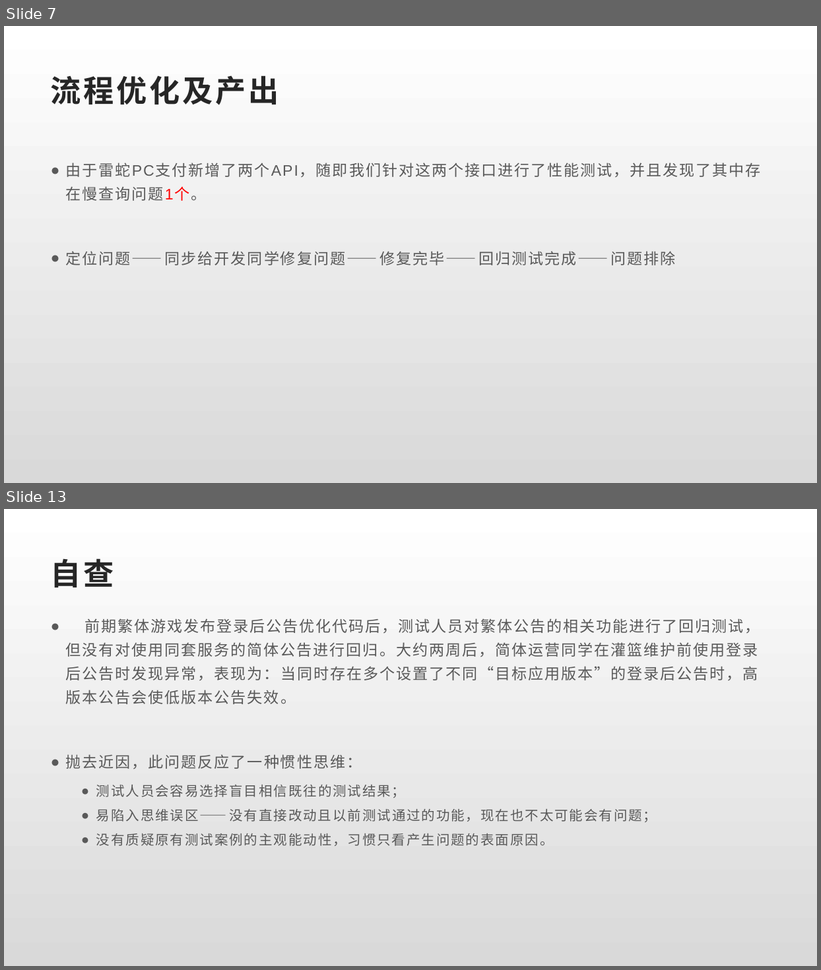
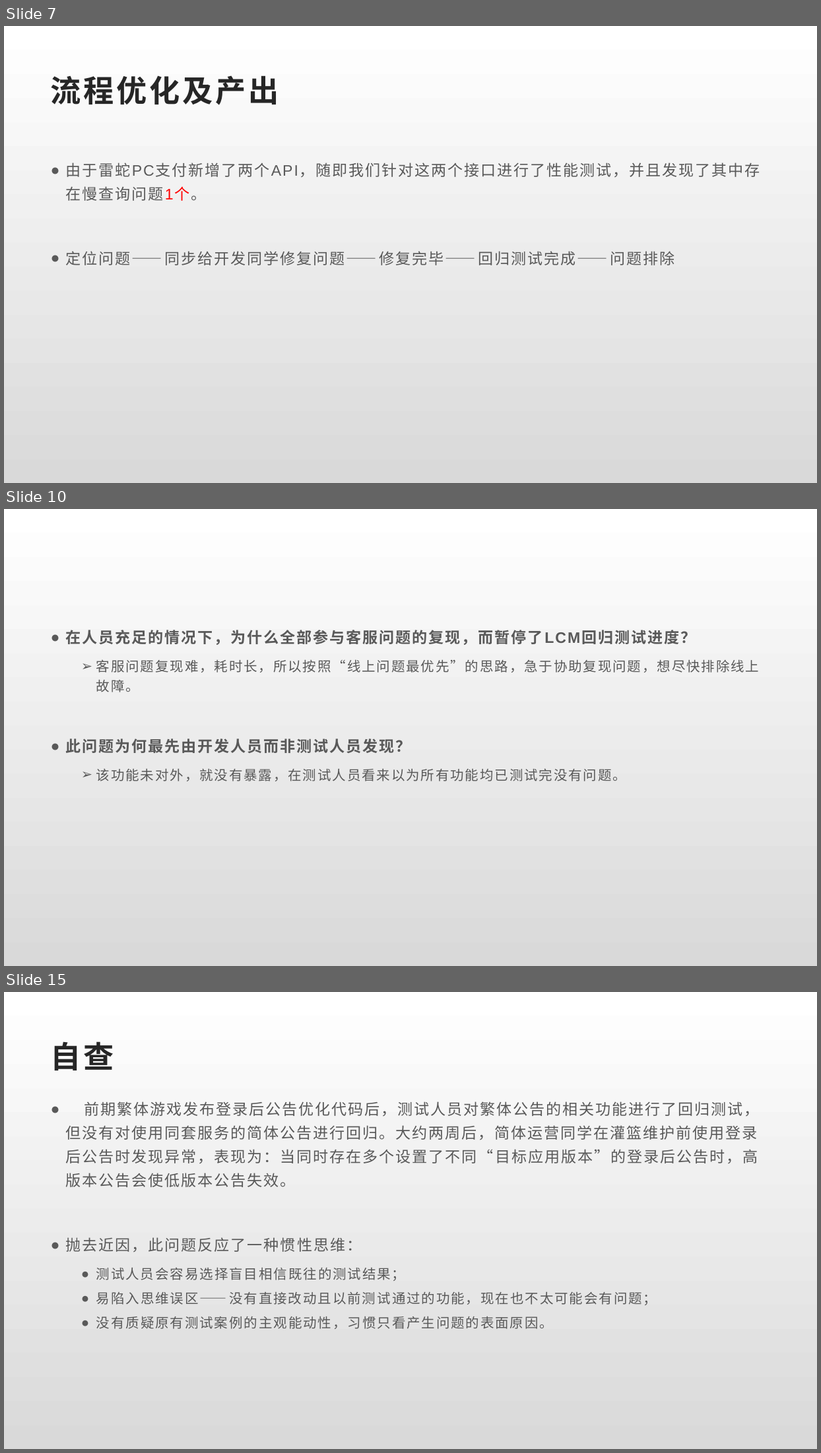
Before and after one commit to Rexixe1993/JavaScriptLesson, a slide deck: 全球版灌篮OBT复盘总结.pptx. Shown one above the other, each under a label of ours: slides 7 and 13 before the commit, slides 7, 10 and 15 after it; the slides between them are not shown. The pictures are 821x970 and 821x1453 pixels, drawn with LibreOffice and Linux fonts; fonts in the diff are those of the drawing. Boxes give left, top, right and bottom in pixels: in the first picture for what was removed or moved away, otherwise in the second. Text is boxed around its words. In the diff, an @@ line names an element or a change of style, - is before the commit and + after.

```diff
--- a/全球版灌篮OBT复盘总结.pptx
+++ b/全球版灌篮OBT复盘总结.pptx
@@ slide 10 added at box(4, 509, 817, 966), background gradient #FFFFFF to #D9D9D9 @@
@@ text added at box(66, 630, 760, 782), 16 pt, text #595959 @@
+● 在人员充足的情况下，为什么全部参与客服问题的复现，而暂停了LCM回归测试进度？
+  ➢ 客服问题复现难，耗时长，所以按照“线上问题最优先”的思路，急于协助复现问题，想尽快排除线上故障。
+● 此问题为何最先由开发人员而非测试人员发现？
+  ➢ 该功能未对外，就没有暴露，在测试人员看来以为所有功能均已测试完没有问题。
@@ what was slide 13 is now slide 15 @@
```
Also in this commit, not shown: 3 slides changed, 3 other slides added, 2 slides removed.
